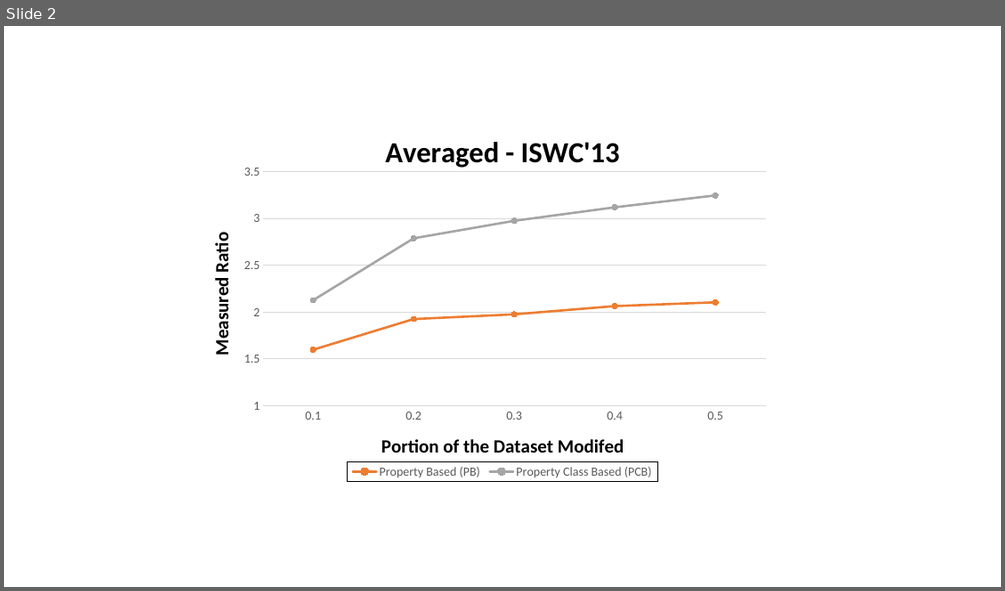
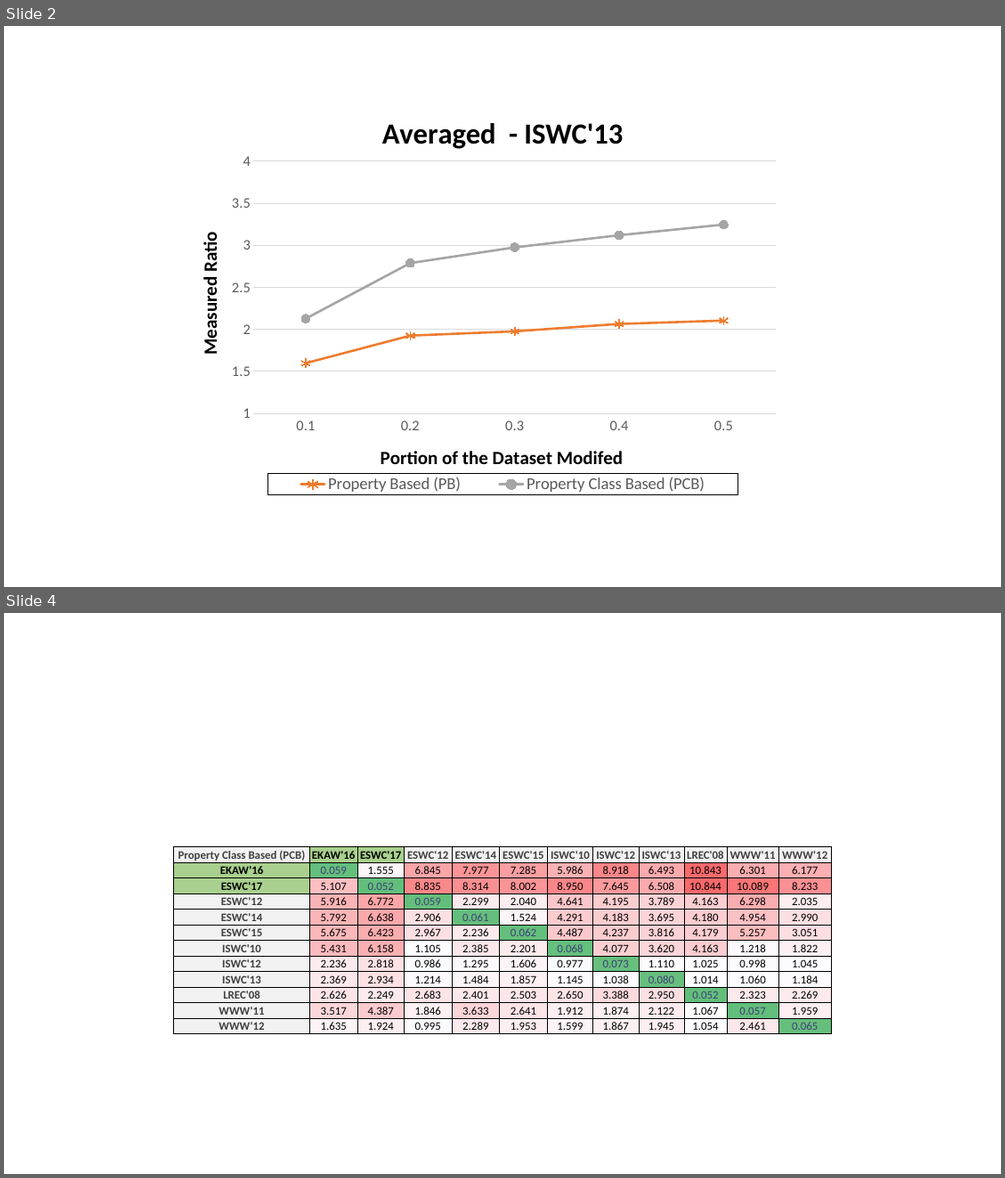
Before and after one commit to MaillPierre/SWKrimpSim, a slide deck: SWPattern/experimentalResults/FiguresKRIMP.pptx. Shown one above the other, each under a label of ours: slide 2 before the commit, slides 2 and 4 after it; the slides between them are not shown. The pictures are 1005x591 and 1005x1178 pixels, drawn with LibreOffice and Linux fonts; fonts in the diff are those of the drawing. Boxes give left, top, right and bottom in pixels: in the first picture for what was removed or moved away, otherwise in the second. Text is boxed around its words. In the diff, an @@ line names an element or a change of style, - is before the commit and + after.

```diff
--- a/SWPattern/experimentalResults/FiguresKRIMP.pptx
+++ b/SWPattern/experimentalResults/FiguresKRIMP.pptx
@@ slide 4 added at bbox=[4, 613, 1001, 1174], background #FFFFFF @@
@@ table added at bbox=[174, 847, 832, 1034], 12 rows, 12 columns @@
+Property Class Based (PCB) | EKAW'16 | ESWC'17 | ESWC'12 | ESWC'14 | ESWC'15 | ISWC'10 | ISWC'12 | ISWC'13 | LREC'08 | WWW'11 | WWW'12
+EKAW'16 | 0.059 | 1.555 | 6.845 | 7.977 | 7.285 | 5.986 | 8.918 | 6.493 | 10.843 | 6.301 | 6.177
+ESWC'17 | 5.107 | 0.052 | 8.835 | 8.314 | 8.002 | 8.950 | 7.645 | 6.508 | 10.844 | 10.089 | 8.233
+ESWC'12 | 5.916 | 6.772 | 0.059 | 2.299 | 2.040 | 4.641 | 4.195 | 3.789 | 4.163 | 6.298 | 2.035
+ESWC'14 | 5.792 | 6.638 | 2.906 | 0.061 | 1.524 | 4.291 | 4.183 | 3.695 | 4.180 | 4.954 | 2.990
+ESWC'15 | 5.675 | 6.423 | 2.967 | 2.236 | 0.062 | 4.487 | 4.237 | 3.816 | 4.179 | 5.257 | 3.051
+ISWC'10 | 5.431 | 6.158 | 1.105 | 2.385 | 2.201 | 0.068 | 4.077 | 3.620 | 4.163 | 1.218 | 1.822
+ISWC'12 | 2.236 | 2.818 | 0.986 | 1.295 | 1.606 | 0.977 | 0.073 | 1.110 | 1.025 | 0.998 | 1.045
+ISWC'13 | 2.369 | 2.934 | 1.214 | 1.484 | 1.857 | 1.145 | 1.038 | 0.080 | 1.014 | 1.060 | 1.184
+LREC'08 | 2.626 | 2.249 | 2.683 | 2.401 | 2.503 | 2.650 | 3.388 | 2.950 | 0.052 | 2.323 | 2.269
+WWW'11 | 3.517 | 4.387 | 1.846 | 3.633 | 2.641 | 1.912 | 1.874 | 2.122 | 1.067 | 0.057 | 1.959
+WWW'12 | 1.635 | 1.924 | 0.995 | 2.289 | 1.953 | 1.599 | 1.867 | 1.945 | 1.054 | 2.461 | 0.065
@@ slide 2 changed as well @@
@@ line chart at bbox=[194, 100, 811, 512] @@
@@ title "Averaged - ISWC'13 " to "Averaged  - ISWC'13 " @@
@@ legend changed @@
@@ category axis changed @@
@@ value axis changed @@
@@ line chart: place and size @@
-line chart at bbox=[205, 115, 801, 497]
+line chart at bbox=[194, 100, 811, 512]
```
Also in this commit, not shown: 1 other slide changed, 1 other slide added, 1 slide removed, 23 other files.
